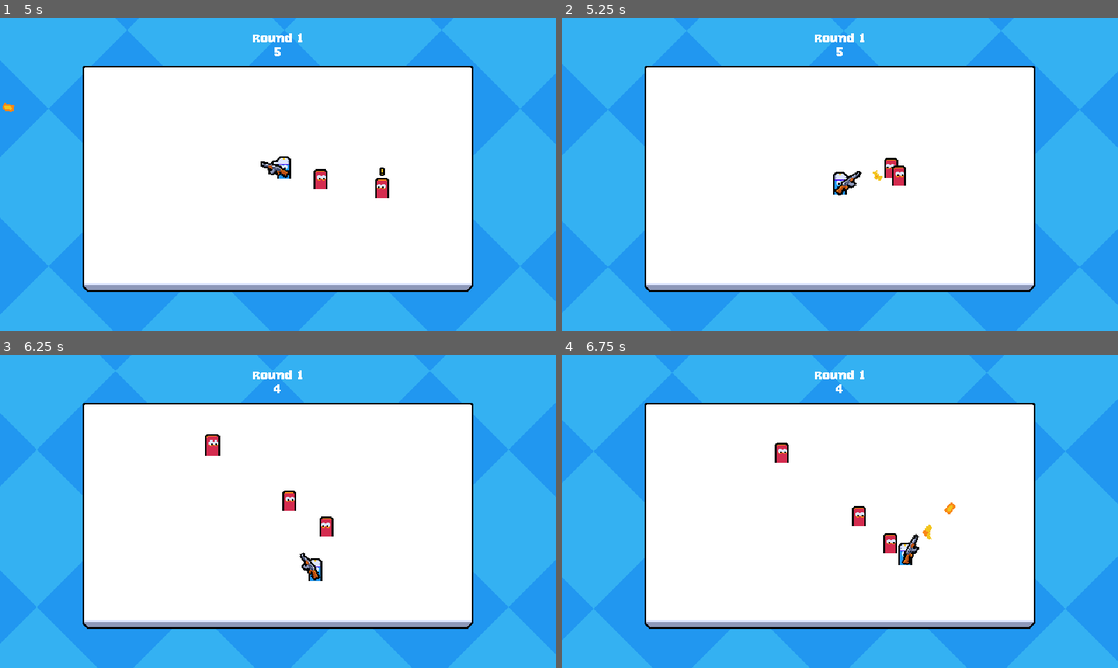
Above: before the commit, frames 1-4 (two rows, left to right).
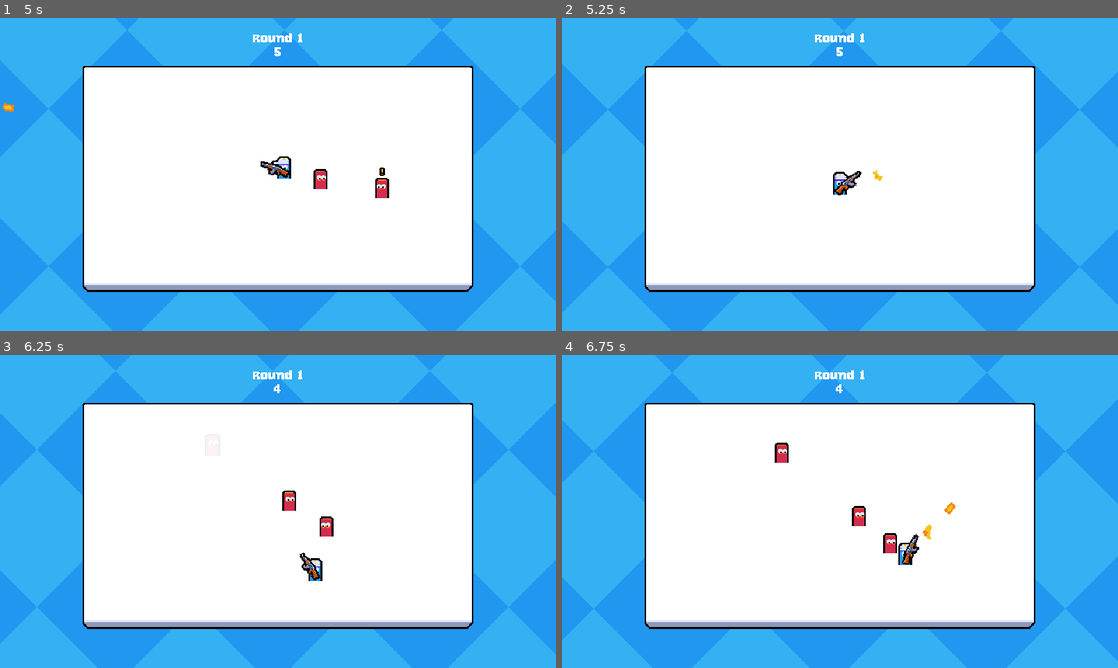
Above: after the commit, the same moments.

Repository: exglegaming/Multiplayer-Course
Game: Godot game, scene res://scenes/levels/main.tscn
Same seed, same stepped clock (60 frames per second), same inputs: the game is played once before the commit and once after it. This scene is started directly instead of the project's main scene.
Inputs (mouse positions are in pixels of both pictures, inside the frame that each line leads up to):
- Up to frame 1 (5 s): move the mouse to (400, 158) at 0.52 s; hold D (move_right) 0.53-1.28 s; click (400, 158) at 0.6 s; move the mouse to (166, 190) at 1.27 s; hold S (move_down) 1.28-2.03 s; click (166, 190) at 1.35 s; move the mouse to (333, 105) at 2.02 s; hold D (move_right) 2.03-2.78 s; click (333, 105) at 2.1 s; move the mouse to (250, 237) at 2.77 s; hold W (move_up) 2.78-3.53 s; click (250, 237) at 2.85 s; move the mouse to (444, 221) at 3.52 s; hold A (move_left) from 3.53 s (still down); click (444, 221) at 3.6 s; move the mouse to (111, 127) at 4.27 s; click (111, 127) at 4.35 s
- Up to frame 2 (5.25 s): move the mouse to (867, 174) at 5.02 s; release A (move_left) at 5.03 s; hold S (move_down) from 5.03 s (still down); click (867, 174) at 5.1 s
- Up to frame 3 (6.25 s): move the mouse to (194, 433) at 5.77 s; release S (move_down) at 5.78 s; hold D (move_right) from 5.78 s (still down); click (194, 433) at 5.85 s
- Up to frame 4 (6.75 s): move the mouse to (962, 495) at 6.52 s; release D (move_right) at 6.53 s; hold W (move_up) from 6.53 s (still down); click (962, 495) at 6.6 s

Frame 1 is identical in both runs. In frame 2, 0.3% of the frame differs, in the area x 58-62%, y 44-54%; in frame 3, 0.2%; in frame 4, nothing differs.

Commit message:
added hit flash

Diff:
--- /dev/null
+++ b/resources/shader/hit_flash.gdshader
@@ -0,0 +1,9 @@
+shader_type canvas_item;
+
+uniform float percent : hint_range(0.0, 0.1);
+
+void fragment() {
+	vec4 texture_color = texture(TEXTURE, UV);
+	vec4 white_color = vec4(1.0, 1.0, 1.0, texture_color.a);
+	COLOR = mix(texture_color, white_color, percent);
+}
--- /dev/null
+++ b/scenes/components/hit_flash_sprite_component.tscn
@@ -0,0 +1,13 @@
+[gd_scene load_steps=4 format=3 uid="uid://b85mtx0pkq5an"]
+
+[ext_resource type="Shader" uid="uid://dgloi6hn3frpr" path="res://resources/shader/hit_flash.gdshader" id="1_4wfrc"]
+[ext_resource type="Script" uid="uid://oiay2v0s45d4" path="res://scripts/components/hit_flash_sprite_component.gd" id="3_d7dce"]
+
+[sub_resource type="ShaderMaterial" id="ShaderMaterial_ogi3x"]
+resource_local_to_scene = true
+shader = ExtResource("1_4wfrc")
+shader_parameter/percent = 0.0
+
+[node name="HitFlashSpriteComponent" type="Sprite2D"]
+material = SubResource("ShaderMaterial_ogi3x")
+script = ExtResource("3_d7dce")
--- a/scenes/entities/enemy/enemy.tscn
+++ b/scenes/entities/enemy/enemy.tscn
@@ -1,11 +1,13 @@
-[gd_scene load_steps=11 format=3 uid="uid://iysf2ptaqiy8"]
+[gd_scene load_steps=14 format=3 uid="uid://iysf2ptaqiy8"]
 
 [ext_resource type="Script" uid="uid://d3o8hyvqdaexs" path="res://scripts/entities/enemy/enemy.gd" id="1_e58rf"]
 [ext_resource type="Texture2D" uid="uid://bug5bbrsnns8" path="res://assets/enemy/enemy_medium.png" id="1_j1w5s"]
 [ext_resource type="PackedScene" uid="uid://drpnxy0o1td60" path="res://scenes/components/health_component.tscn" id="2_6fawb"]
 [ext_resource type="PackedScene" uid="uid://b8iefmglebpj2" path="res://scenes/components/hurtbox_component.tscn" id="3_in88q"]
 [ext_resource type="Texture2D" uid="uid://w6fe58xbyws5" path="res://assets/enemy/attack_alert.png" id="4_0wdte"]
+[ext_resource type="PackedScene" uid="uid://b85mtx0pkq5an" path="res://scenes/components/hit_flash_sprite_component.tscn" id="5_7gxlw"]
 [ext_resource type="PackedScene" uid="uid://d3t0tbkljitvk" path="res://scenes/components/hitbox_component.tscn" id="5_dxsuy"]
+[ext_resource type="Shader" uid="uid://dgloi6hn3frpr" path="res://resources/shader/hit_flash.gdshader" id="6_ilesx"]
 
 [sub_resource type="SceneReplicationConfig" id="SceneReplicationConfig_e58rf"]
 properties/0/path = NodePath(".:global_position")
@@ -20,6 +22,11 @@
 
 [sub_resource type="RectangleShape2D" id="RectangleShape2D_in88q"]
 size = Vector2(16, 24)
+
+[sub_resource type="ShaderMaterial" id="ShaderMaterial_ddkys"]
+resource_local_to_scene = true
+shader = ExtResource("6_ilesx")
+shader_parameter/percent = 0.0
 
 [sub_resource type="CircleShape2D" id="CircleShape2D_j1w5s"]
 radius = 5.0
@@ -64,10 +71,12 @@
 
 [node name="Visuals" type="Node2D" parent="."]
 
-[node name="Sprite2D" type="Sprite2D" parent="Visuals"]
+[node name="HitFlashSpriteComponent" parent="Visuals" node_paths=PackedStringArray("health_component") instance=ExtResource("5_7gxlw")]
+material = SubResource("ShaderMaterial_ddkys")
 texture = ExtResource("1_j1w5s")
 centered = false
 offset = Vector2(-8, -23)
+health_component = NodePath("../../HealthComponent")
 
 [node name="CollisionShape2D" type="CollisionShape2D" parent="."]
 position = Vector2(0, -5)
--- a/scripts/components/health_component.gd
+++ b/scripts/components/health_component.gd
@@ -3,6 +3,7 @@
 
 
 signal died
+signal damaged
 
 @export var max_health: int = 1
 
@@ -15,5 +16,6 @@
 
 func damage(amount: int) -> void:
 	current_health = clamp(current_health - amount, 0, max_health)
+	damaged.emit()
 	if current_health <= 0:
 		died.emit()
--- /dev/null
+++ b/scripts/components/hit_flash_sprite_component.gd
@@ -0,0 +1,25 @@
+extends Sprite2D
+
+
+@export var health_component: HealthComponent
+
+var shader_tween: Tween
+
+
+func _ready() -> void:
+	if is_multiplayer_authority():
+		health_component.damaged.connect(_on_damaged)
+
+
+@rpc("authority", "call_local")
+func _play_highlight() -> void:
+	if shader_tween != null && shader_tween.is_valid():
+		shader_tween.kill()
+
+	shader_tween = create_tween()
+	shader_tween.tween_property(material, "shader_parameter/percent", 0, .2)\
+		.from(1).set_trans(Tween.TRANS_QUINT).set_ease(Tween.EASE_IN)
+
+
+func _on_damaged() -> void:
+	_play_highlight.rpc()
Not shown, added: resources/shader/hit_flash.gdshader.uid
Not shown, added: scripts/components/hit_flash_sprite_component.gd.uid
